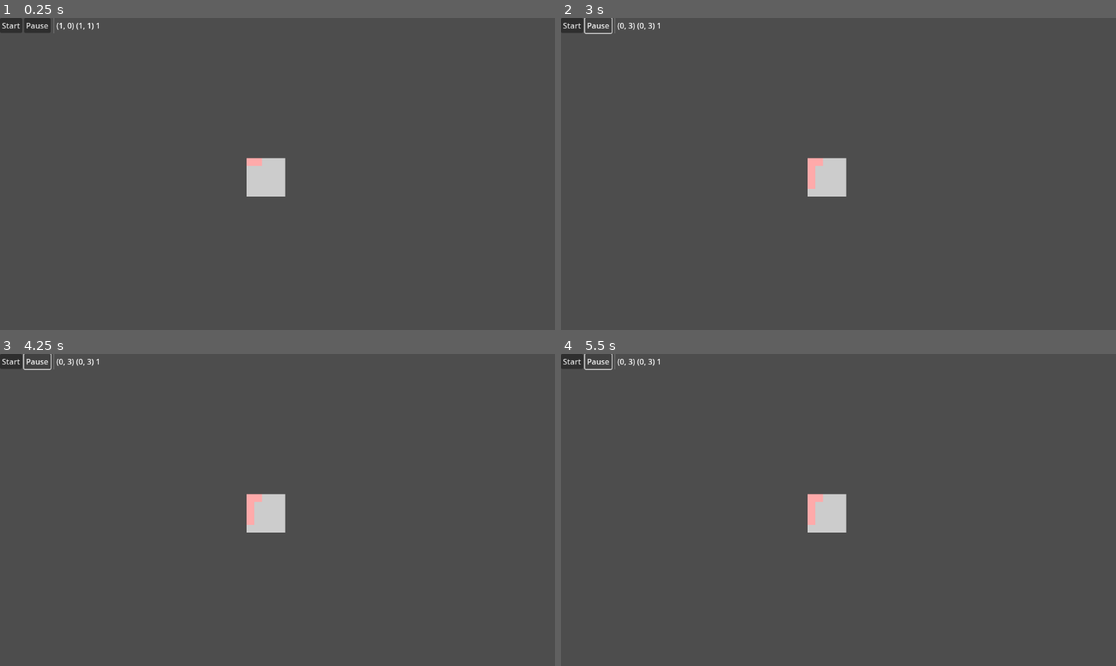
Above: before the commit, frames 1-4 (two rows, left to right).
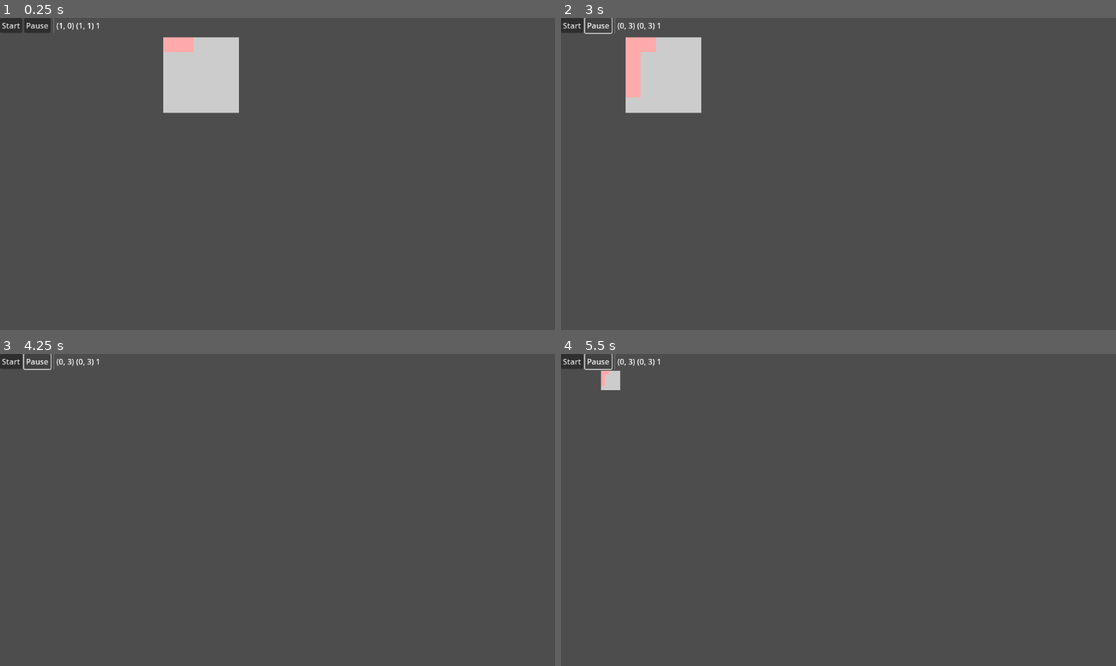
Above: after the commit, the same moments.

Repository: Infini-Creation/MazeLibrary
Game: Godot game, scene res://scenes/interactive_maze.tscn
Two runs of this game, one before a commit and one after it. Both use one fixed random seed, a clock stepped at 60 frames per second and the inputs below. The project has no main scene, so this scene is started directly.
Inputs:
- Up to frame 1 (0.25 s): no input
- Up to frame 2 (3 s): click "Start" at 0.5 s; click "Start" at 1.25 s; click "Pause" at 2 s; hold Right (ui_right) from 2.78 s (still down); tap End (ui_text_caret_line_end) at 2.85 s
- Up to frame 3 (4.25 s): tap Home (ui_text_caret_line_start) at 3.05, 3.6 s; release Right (ui_right) at 3.53 s; hold Down (ui_down) from 3.53 s (still down); tap End (ui_text_caret_line_end) at 3.8 s
- Up to frame 4 (5.5 s): release Down (ui_down) at 4.28 s; hold Right (ui_right) 4.28-5.03 s; tap End (ui_text_caret_line_end) at 4.35, 5.3 s; tap Home (ui_text_caret_line_start) at 4.55, 5.1 s; hold Page Up (ui_page_up) from 5.03 s (still down)

The runs differ from the first frame. In frame 1, 4.2% of the frame differs, in the area x 29-52%, y 6-58%; in frame 2, 4.2%; in frame 3, 0.9%; in frame 4, 1.1%.

Commit message:
Update maze_tml.gd
add camera control

Diff:
--- a/scripts/maze_tml.gd
+++ b/scripts/maze_tml.gd
@@ -5,13 +5,54 @@
 @onready var tml = $SubViewport/TileMapLayer
 @onready var camera = $SubViewport/Camera2D
 
+var tilemapUpdated : bool = false
+var tmptestzoom : float = 1.0
+
+var velocity : Vector2 = Vector2.ZERO
+var acceleration : float = 1000.0
+var max_speed : float = 400.0
+var release_falloff : float = 5.0
+var velzoom : Vector2 = Vector2.ZERO
+
+
+# TODO: get the center of the TM
+	#get_used_rect return size IN TILE, not PX !!
+#		get size of TM
+#		center camera on TM
+#		adjust zoom to cover all TM
 
 func _ready() -> void:
-	pass
+	camera.zoom = get_zoom_to_tilemaplayer()
+	#apply_camera_limits()
 
 
 func _process(delta: float) -> void:
+	if tilemapUpdated == true:
+		camera.zoom = get_zoom_to_tilemaplayer()
+		#apply_camera_limits()
+		tilemapUpdated = false
+
+	var input_vector = Input.get_vector("ui_left", "ui_right", "ui_up", "ui_down")
+	velocity = calculate_velocity(input_vector, delta)
+	update_global_position(delta)
+	var input_zoomv = Input.get_vector("ui_page_up", "ui_page_down", "ui_text_caret_line_start", "ui_text_caret_line_end")
+	velzoom = calculate_velocity(input_zoomv, delta)
+	#camera.zoom *=
+	#print("potzoom="+str(lerp(velzoom, Vector2.ZERO, pow(2, -64 * delta))))
+	if velzoom.x != 0:
+		if velzoom.x > 0:
+			camera.zoom *= 1.05
+		else:
+			camera.zoom *= 0.95
+	#tmptestzoom -= 0.001
+	#camera.zoom = Vector2(tmptestzoom, tmptestzoom)
+
+func _input(event: InputEvent) -> void:
 	pass
+	#if event.is_action_pressed("ui_page_up"):
+	#	camera.zoom *= 1.05
+	#if event.is_action_pressed("ui_page_down"):
+	#	camera.zoom *= 0.95
 
 
 func init_tml(width : int, height : int) -> void:
@@ -22,5 +63,100 @@
 			tml.set_cell(Vector2i(x,y), 0, Vector2i(0,0))
 
 
+func tml_updated() -> void:
+	tilemapUpdated = true
+
+
 func set_cell(coordinates : Vector2i, source : int, atlas : Vector2i) -> void:
 	tml.set_cell(coordinates, source, atlas)
+
+
+func calculate_velocity(direction : Vector2, delta : float) -> Vector2:
+	var _velocity = direction * acceleration * delta
+	if direction.x == 0:
+		_velocity.x = lerpf(0.0, _velocity.x, pow(2.0, - release_falloff * delta))
+		#velocity.x = lerpf(velocity.x, 0.0, release_falloff * delta)
+	if direction.y == 0:
+		_velocity.y = lerpf(0.0, _velocity.y, pow(2.0, - release_falloff * delta))
+
+	_velocity.x = clampf(_velocity.x, -max_speed, max_speed)
+	_velocity.y = clampf(_velocity.y, -max_speed, max_speed)
+
+	return _velocity
+
+
+func get_zoom_to_tilemaplayer() -> Vector2:
+	var new_zoom : Vector2 = Vector2.ONE
+
+	var viewport_size : Vector2i = get_viewport().size
+	var tilemap_info : Dictionary = get_tilemaplayer_info()
+	print("tml_info="+str(tilemap_info) + "  vps="+str(viewport_size))
+
+	var map_size = Vector2i(tilemap_info.size * tilemap_info.tile_size)
+	print("mapsize="+str(map_size))
+
+	camera.position = map_size / 2
+	print("new campos="+str(camera.position))
+	#pos here ok, but zoom not, to much into tml
+
+	var viewport_aspect : float = float(viewport_size.x) / viewport_size.y
+	var map_aspect : float = float(map_size.x) / map_size.y
+
+	print("vasp="+str(viewport_aspect)+" masp="+str(map_aspect))
+
+	if map_aspect > viewport_aspect:
+		new_zoom.x = float(viewport_size.y) / map_size.y
+	else:
+		new_zoom.x = float(viewport_size.x) / map_size.x
+
+	new_zoom.y = new_zoom.x
+	print("NZ="+str(new_zoom))
+
+	new_zoom *= 0.30
+	# limit zoom to avoid map become too small !
+	#new_zoom.x = clamp(new_zoom.x, 0.75, 1.5)
+	#new_zoom.y = clamp(new_zoom.y, 0.75, 1.5)
+	print("NZc="+str(new_zoom))
+	return new_zoom
+
+
+func get_tilemaplayer_info() -> Dictionary:
+	var tile_size : Vector2i = tml.tile_set.tile_size
+	var tml_rect : Rect2i = tml.get_used_rect()
+
+	print("tmlrect="+str(tml_rect)+"  RP="+str(tml_rect.position))
+	print("tml gp="+str(tml.global_position))
+	var tml_size = Vector2i(
+		tml_rect.end.x - tml_rect.position.x, tml_rect.end.y - tml_rect.position.y
+	)
+
+	return {"size": tml_size, "tile_size": tile_size}
+
+#useless here
+func apply_camera_limits() -> void:
+	var tilemap_info : Dictionary = get_tilemaplayer_info()
+	var map_size = Vector2i(tilemap_info.size * tilemap_info.tile_size)
+
+	camera.limit_left = -100
+	camera.limit_top = -100
+	camera.limit_right = map_size.x
+	camera.limit_bottom = map_size.y
+
+
+func get_viewport_to_zoom_scale() -> Vector2i:
+	var zoomed_viewport_size = Vector2i(get_viewport().size.x / camera.zoom.x, get_viewport().size.y / camera.zoom.y)
+	return zoomed_viewport_size
+
+
+func update_global_position(delta : float) -> void:
+	camera.global_position += lerp(velocity, Vector2.ZERO, pow(2, -64 * delta))
+
+	var zoomed_viewport_size = get_viewport_to_zoom_scale()
+	var left_limit = camera.limit_left
+	var right_limit = camera.limit_right - zoomed_viewport_size.x
+	var top_limit = camera.limit_top
+	var bottom_limit = camera.limit_bottom - zoomed_viewport_size.y
+
+	camera.global_position.x = clamp (camera.global_position.x, left_limit, right_limit)
+	camera.global_position.y = clamp (camera.global_position.y, top_limit, bottom_limit)
+	#print("new camera gp="+str(camera.global_position))
